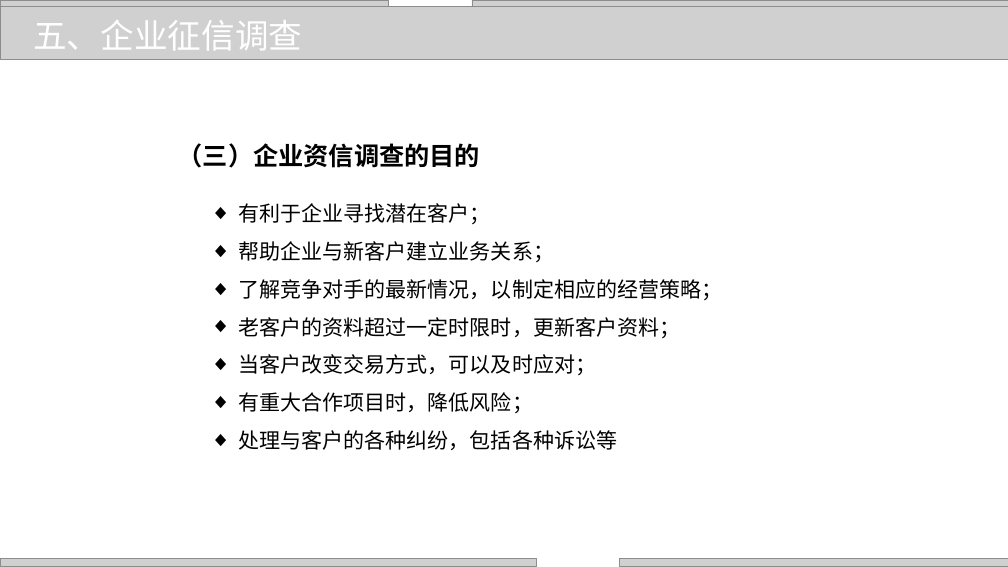
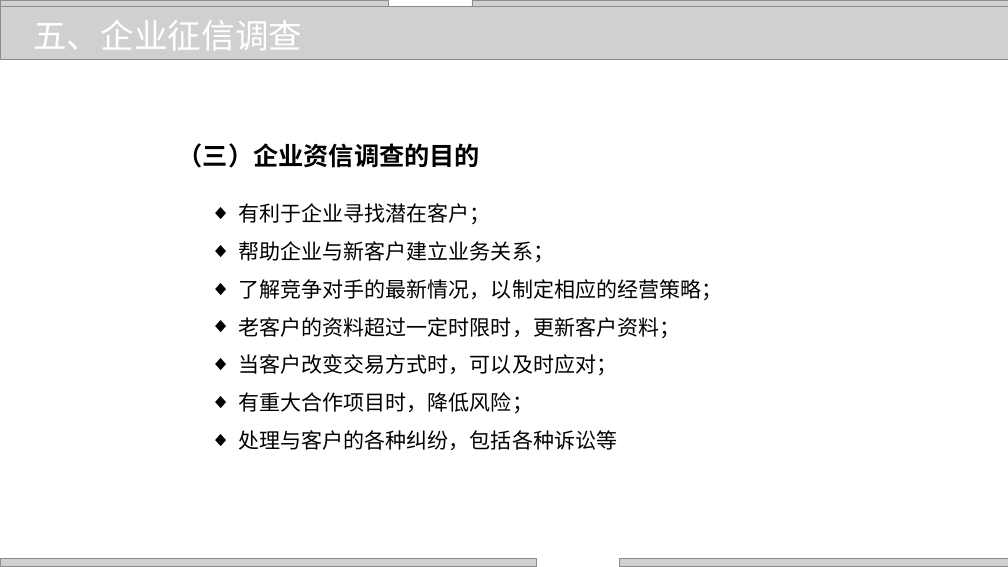
Before and after one commit to zhangjianzhang/internet_credit, a slide deck: slide 15 of files/slides/lecture_5.pptx. Drawn at 1008x567 pixels with LibreOffice and Linux fonts; fonts in the diff are those of the drawing; grey boxes stand for pictures; background and template pictures are left out. Boxes give left, top, right and bottom in pixels: in the first picture for what was removed or moved away, otherwise in the second. Text is boxed around its words. In the diff, an @@ line names an element or a change of style, - is before the commit and + after.

```diff
--- a/files/slides/lecture_5.pptx
+++ b/files/slides/lecture_5.pptx
@@ text at [239,354,618,375]: text changed @@
-  ◆ 当客户改变交易方式，可以及时应对；
+  ◆ 当客户改变交易方式时，可以及时应对；
```
Also in this commit, not shown: 5 other slides changed, 5 other files.
